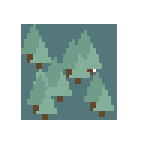
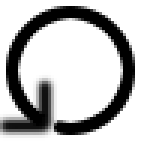
Layer changes from the first 144px x 144px image to the second:
added group "Menu" with 2 layers above "Tiles" over [0, 6, 135, 138]
added layer "Reset" in group "Menu" over [0, 6, 135, 138]
moved "4 Trees" into group "Tiles" over [21, 24, 117, 120]
